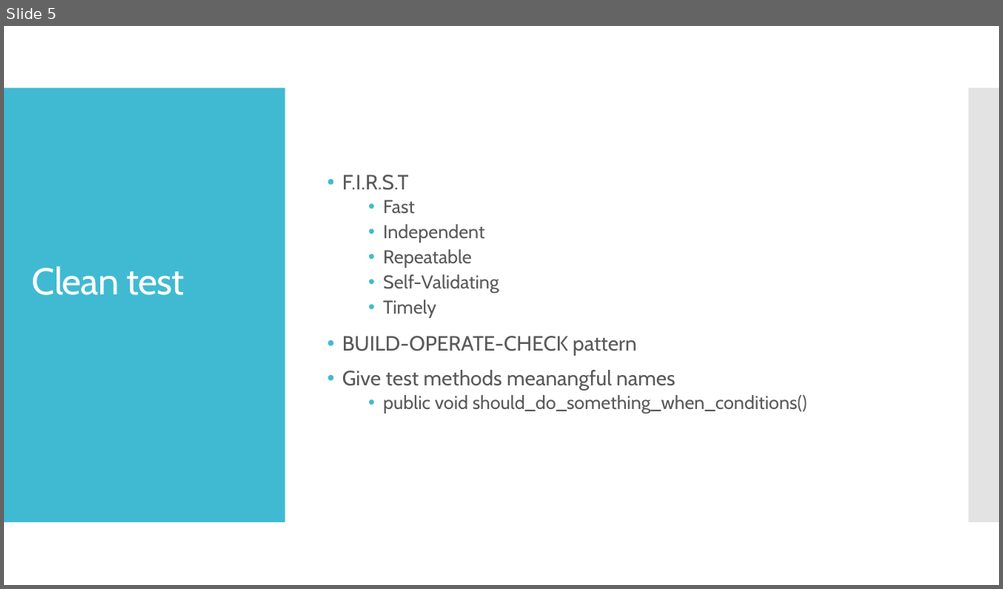
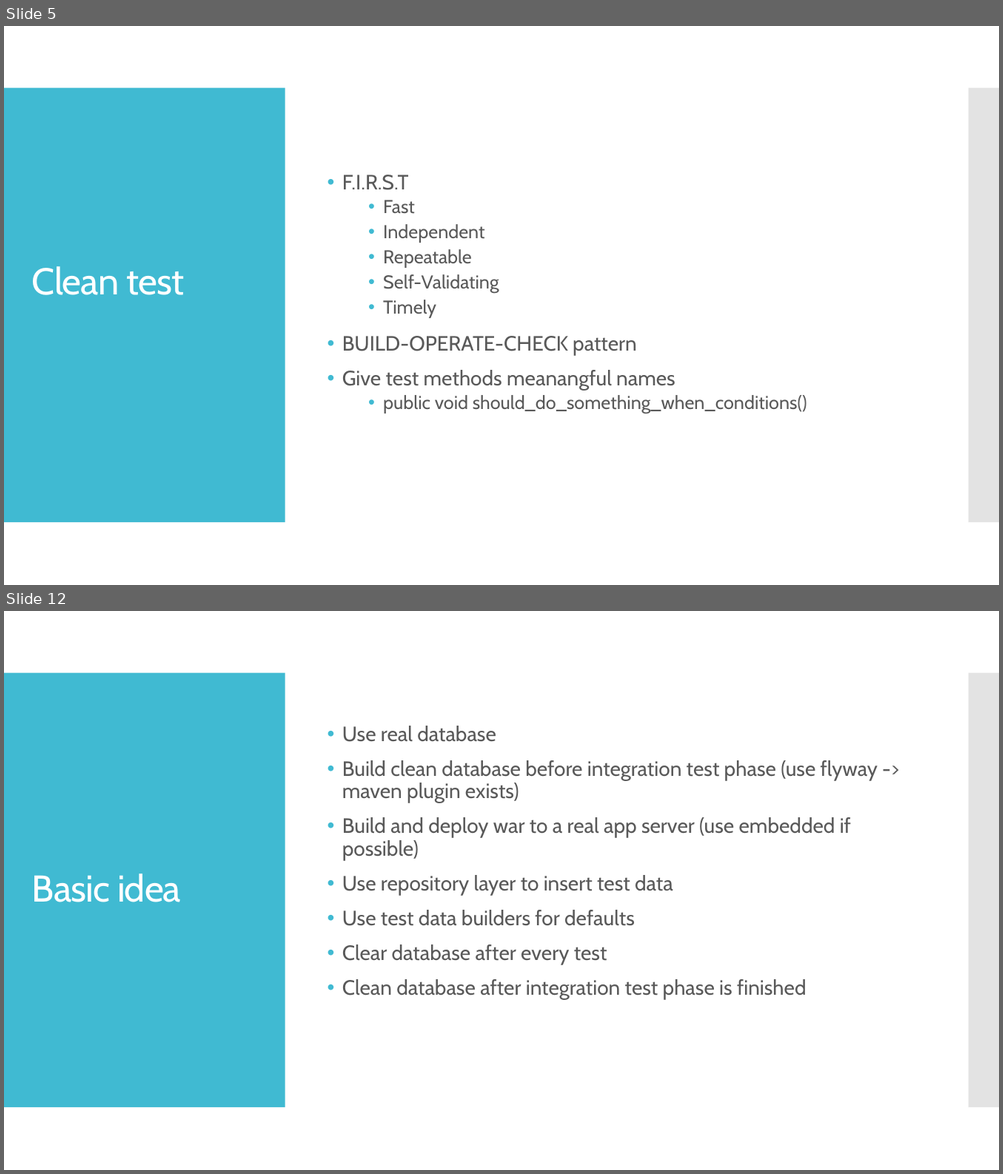
Before and after one commit to ivlahek/presentation.testing, a slide deck: Presentation.pptx. Shown one above the other, each under a label of ours: slide 5 before the commit, slides 5 and 12 after it; the slides between them are not shown. The pictures are 1003x589 and 1003x1174 pixels, drawn with LibreOffice and Linux fonts; fonts in the diff are those of the drawing. Boxes give left, top, right and bottom in pixels: in the first picture for what was removed or moved away, otherwise in the second. Text is boxed around its words. In the diff, an @@ line names an element or a change of style, - is before the commit and + after.

```diff
--- a/Presentation.pptx
+++ b/Presentation.pptx
@@ slide 12 added at (x1=4, y1=611, x2=999, y2=1170), background #FFFFFF; not listed: 2 template elements that a slide beside it also shows @@
@@ text added at (x1=342, y1=726, x2=877, y2=999), 20 pt, text #595959 @@
+• Use real database
+• Build clean database before integration test phase (use flyway -> maven plugin exists)
+• Build and deploy war to a real app server (use embedded if possible)
+• Use repository layer to insert test data
+• Use test data builders for defaults
+• Clear database after every test
+• Clean database after integration test phase is finished
@@ title added at (x1=32, y1=874, x2=181, y2=903), 36 pt, text #FFFFFF @@
+Basic idea
```
Also in this commit, not shown: 4 slides changed, 4 other slides added.
